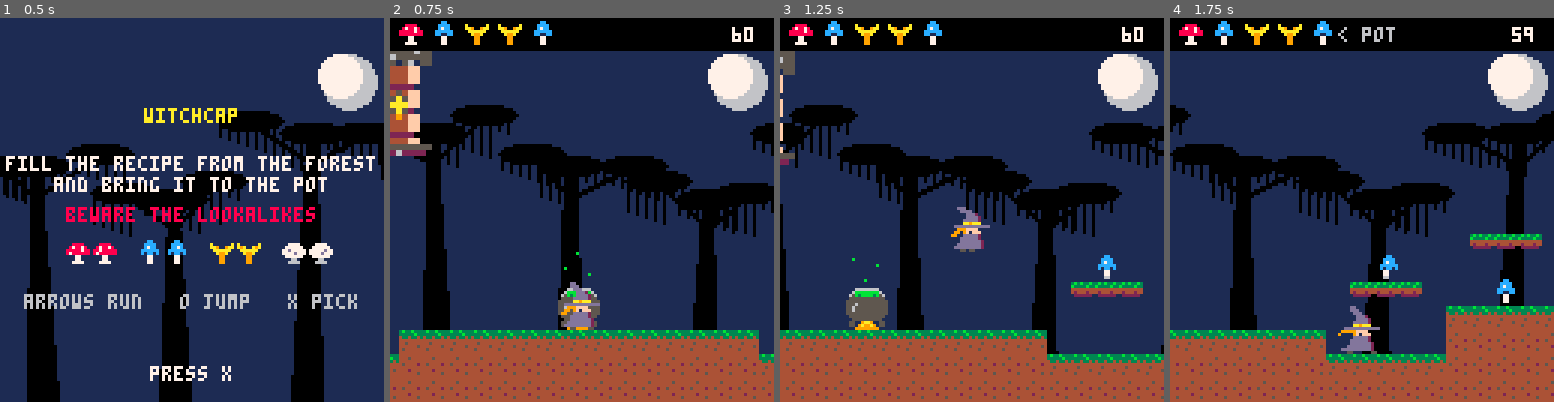
Above: before the commit, frames 1-4 (left to right).
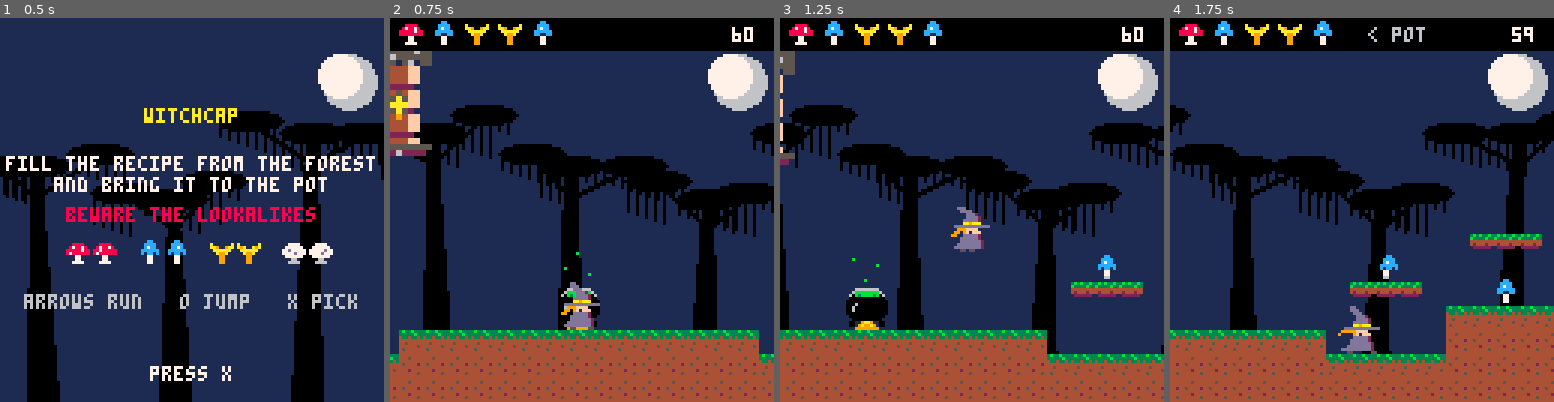
Above: after the commit, the same moments.

Repository: drachis/carts
Game: PICO-8 cartridge proj/witchcap/tests/test_boot.p8
Same seed, same stepped clock (60 frames per second), same inputs: the game is played once before the commit and once after it.
Inputs:
- Up to frame 1 (0.5 s): tap X (X key) at 0.33 s
- Up to frame 2 (0.75 s): tap O (Z key) at 0.7 s
- Up to frame 3 (1.25 s): tap X (X key) at 1.07 s
- Up to frame 4 (1.75 s): hold Right from 1.6 s (still down); tap O (Z key) at 1.7 s

Frame 1 is identical in both runs. In frame 2, 0.3% of the frame differs, in the area x 43-55%, y 71-81%; in frame 3, 0.7%, in the area x 17-29%, y 71-81%; in frame 4, 0.4%.

Commit message:
witchcap: the hut's legs and feet are hen pink and the cauldron black iron, so neither is the witch's colour; the pot arrow moves clear of a five-mushroom recipe (2435 tokens)
Co-Authored-By: Claude Opus 5.5 <noreply@anthropic.com>

Diff:
--- a/proj/witchcap/forest.lua
+++ b/proj/witchcap/forest.lua
@@ -109,7 +109,10 @@
 function draw_forest()
  map()
  local cauldron_y=clearing_row*8-16
+ -- the pot is drawn in grey and shown as black iron
+ pal(5,0)
  spr(46,cauldron_x-8,cauldron_y,2,2)
+ pal(5,5)
  -- the brew bubbles
  for bubble=0,2 do
   local rise=(t()*8+bubble*5)%12
--- a/proj/witchcap/main.lua
+++ b/proj/witchcap/main.lua
@@ -89,7 +89,7 @@
  end
  local away=cauldron_x-witch.x
  if abs(away)>70 then
-  print(away>0 and "pot >" or "< pot",56,3,6)
+  print(away>0 and "pot >" or "< pot",66,3,6)
  end
  print(ceil(frames_left/60),114,3,frames_left<600 and 8 or 7)
 end
Not shown, changed: 24 lines of the sprite sheet (__gfx__) section of proj/witchcap/tests/test_boot.p8
Not shown, changed: 24 lines of the sprite sheet (__gfx__) section of proj/witchcap/tests/test_forest.p8
Not shown, changed: 24 lines of the sprite sheet (__gfx__) section of proj/witchcap/tests/test_witch.p8
Not shown, changed: 24 lines of the sprite sheet (__gfx__) section of proj/witchcap/witchcap.p8
Not shown, changed: proj/witchcap/gen_cart.py
